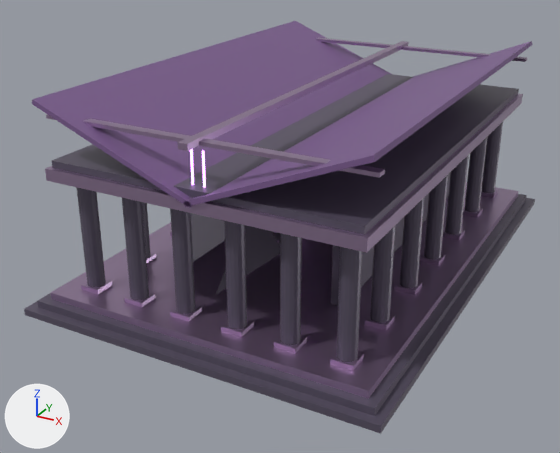
What one commit did to the glTF model assets/models/temple_hades.glb.
Both versions are drawn from a 50 mm lens placed at (15.1, -31.2, 16.6), pointed at (-0.8, -2.3, 2.1). Every picture has the same lights, and +X, +Y and +Z are marked at lower left. The older version comes first. Vertices at exactly the same position are counted once.

In view in the first picture: 'Temple_Hades'.
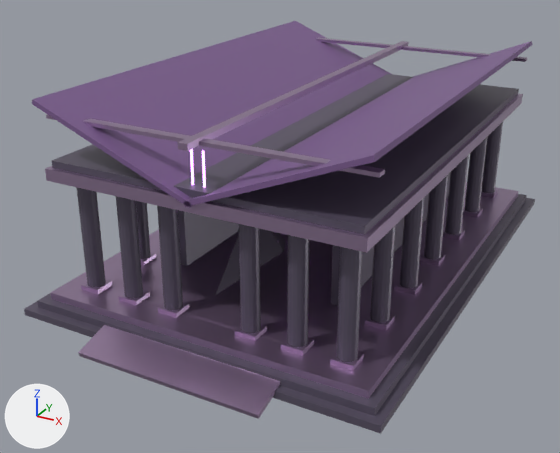
Patch to the scene script:
```diff
--- a/assets/models/temple_hades.glb.py
+++ b/assets/models/temple_hades.glb.py
@@ me_cube @@
 # used by ob_temple_hades; location = (0.0, 0.0, 0.0)
-me_cube.from_pydata(...)  # 2412 vertices, 4464 faces; spans x -8.0..8.0, y -11.5..11.5, z 0.0..9.2
+me_cube.from_pydata(...)  # 2420 vertices, 4476 faces; spans x -8.0..8.0, y -12.7..11.5, z -0.1..9.2
+# me_cube part 1: the loose piece of 8 vertices spanning x -4.0..-3.0, y -9.8..-8.9, z 0.9..1.1 is moved by (-0.3, 0.0, 0.0)
+# me_cube part 2: the loose piece of 8 vertices spanning x -1.7..-0.8, y -9.8..-8.9, z 0.9..1.1 is moved by (-0.6, 0.0, 0.0)
+# me_cube part 3: the loose piece of 8 vertices spanning x 0.8..1.7, y -9.8..-8.9, z 0.9..1.1 is moved by (0.6, 0.0, 0.0)
+# me_cube part 4: the loose piece of 8 vertices spanning x 3.0..4.0, y -9.8..-8.9, z 0.9..1.1 is moved by (0.3, 0.0, 0.0)
+# me_cube part 5: 84 vertices moved from x -3.9..3.9, y -9.8..-9.0, z 1.2..5.8 to x -4.2..4.2, y -9.8..-9.0, z 1.2..5.8; 36 vertices removed from x -3.9..3.9, y -9.8..-9.0, z 1.2..5.8; 44 vertices added at x -4.2..4.2, y -12.7..-9.0, z -0.1..5.8
+# other edits to the shape of me_cube do not show in these pictures
 me_cube.materials.append(mat_hadesobsidian)
```

What differs and where, as boxes (x1, y1, x2, y2) in the pictures (560 x 453 px; the box of a moved part takes in the faces that stretch with it):
part 1 of me_cube, moved or reshaped: before (124, 292, 156, 307); after (118, 290, 150, 306)
part 2 of me_cube, moved or reshaped: before (170, 305, 202, 321); after (158, 302, 190, 318)
part 3 of me_cube, moved or reshaped: before (221, 320, 254, 337); after (235, 324, 267, 341)
part 4 of me_cube, moved or reshaped: before (274, 336, 307, 353); after (281, 338, 314, 356)
part 5 of me_cube, moved or reshaped: before (122, 198, 302, 345); after (78, 196, 309, 419)
